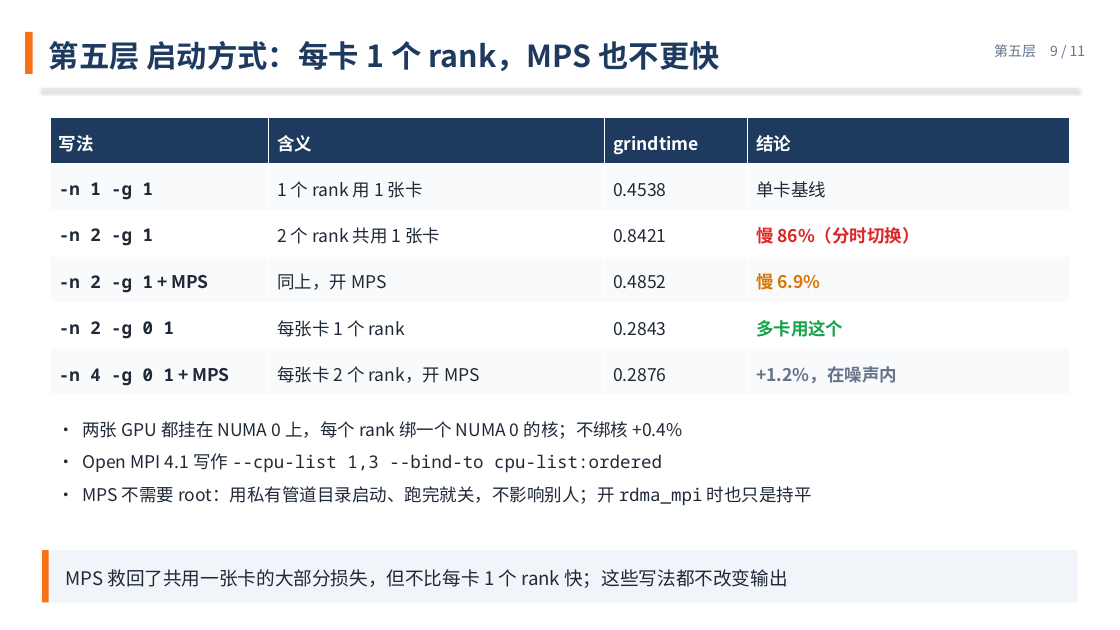
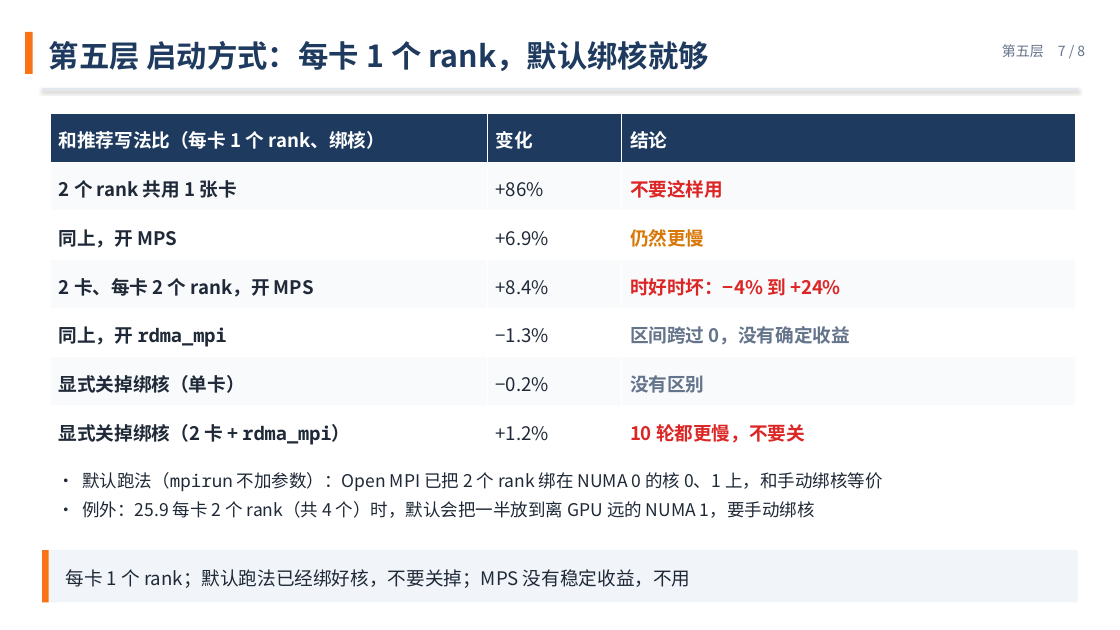
Before and after one commit to VictorTHU681/mfc-tuning-slides, a slide deck: slide 7 of tuning-six-layers-zh.pptx (slide 9 before the commit). Drawn at 1120x630 pixels with LibreOffice and Linux fonts; fonts in the diff are those of the drawing. Boxes give left, top, right and bottom in pixels: in the first picture for what was removed or moved away, otherwise in the second. Text is boxed around its words. In the diff, an @@ line names an element or a change of style, - is before the commit and + after.

```diff
--- a/tuning-six-layers-zh.pptx
+++ b/tuning-six-layers-zh.pptx
@@ text at (49,41,708,71): text changed @@
-第五层 启动方式：每卡 1 个 rank，MPS 也不更快
+第五层 启动方式：每卡 1 个 rank，默认绑核就够
@@ text at (1002,44,1085,57): text changed @@
-第五层 9 / 11
+第五层 7 / 8
@@ table at (50,113,1075,455) @@
-写法 | 含义 | grindtime | 结论
--n 1 -g 1 | 1 个 rank 用 1 张卡 | 0.4538 | 单卡基线
--n 2 -g 1 | 2 个 rank 共用 1 张卡 | 0.8421 | 慢 86%（分时切换）
--n 2 -g 1 + MPS | 同上，开 MPS | 0.4852 | 慢 6.9%
--n 2 -g 0 1 | 每张卡 1 个 rank | 0.2843 | 多卡用这个
--n 4 -g 0 1 + MPS | 每张卡 2 个 rank，开 MPS | 0.2876 | +1.2%，在噪声内
+和推荐写法比（每卡 1 个 rank、绑核） | 变化 | 结论
+2 个 rank 共用 1 张卡 | +86% | 不要这样用
+同上，开 MPS | +6.9% | 仍然更慢
+2 卡、每卡 2 个 rank，开 MPS | +8.4% | 时好时坏：−4% 到 +24%
+同上，开 rdma_mpi | −1.3% | 区间跨过 0，没有确定收益
+显式关掉绑核（单卡） | −0.2% | 没有区别
+显式关掉绑核（2 卡 + rdma_mpi） | +1.2% | 10 轮都更慢，不要关
@@ table: place and size @@
-table at (50,118,1070,395)
+table at (50,113,1075,455)
@@ text at (82,472,882,518): text changed @@
-• 两张 GPU 都挂在 NUMA 0 上，每个 rank 绑一个 NUMA 0 的核；不绑核 +0.4%
-• Open MPI 4.1 写作 --cpu-list 1,3 --bind-to cpu-list:ordered
-• MPS 不需要 root：用私有管道目录启动、跑完就关，不影响别人；开 rdma_mpi 时也只是持平
+• 默认跑法（mpirun 不加参数）：Open MPI 已把 2 个 rank 绑在 NUMA 0 的核 0、1 上，和手动绑核等价
+• 例外：25.9 每卡 2 个 rank（共 4 个）时，默认会把一半放到离 GPU 远的 NUMA 1，要手动绑核
@@ text at (66,569,691,588): text changed @@
-MPS 救回了共用一张卡的大部分损失，但不比每卡 1 个 rank 快；这些写法都不改变输出
+每卡 1 个 rank；默认跑法已经绑好核，不要关掉；MPS 没有稳定收益，不用
```
Also in this commit, not shown: 7 other slides changed, 3 slides removed.
